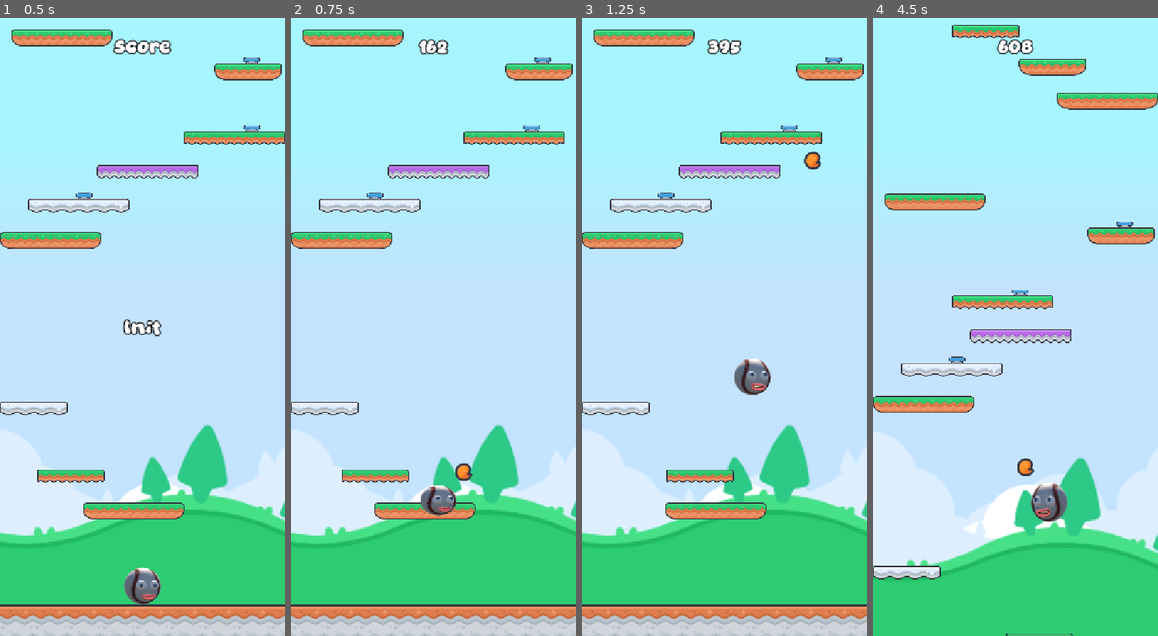
Above: before the commit, frames 1-4 (left to right).
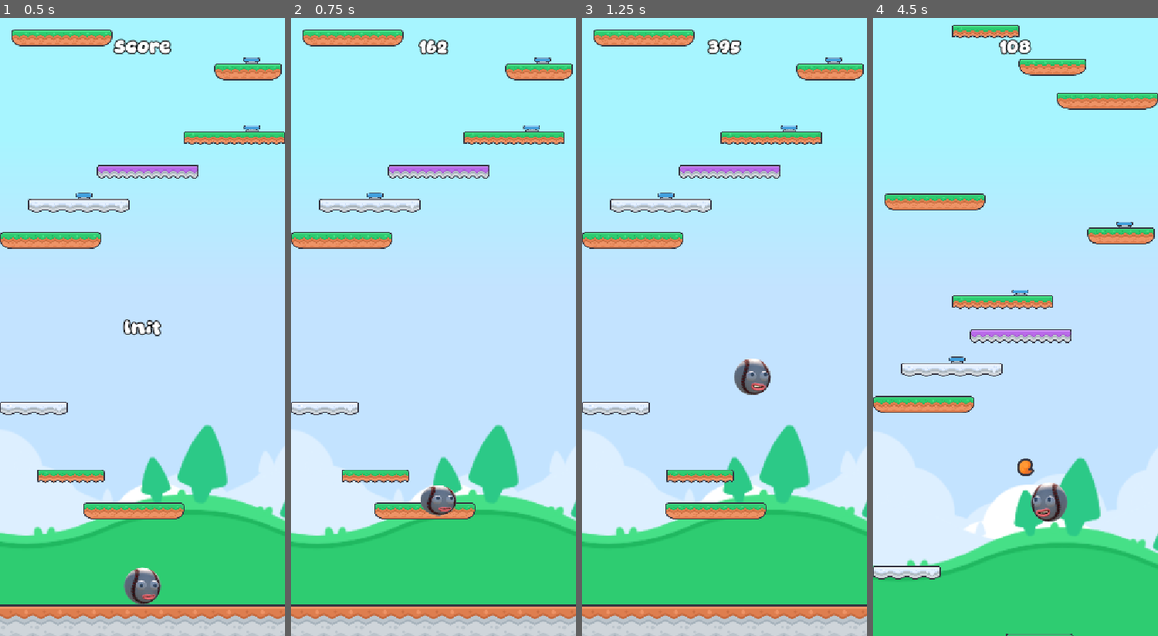
Above: after the commit, the same moments.

Repository: iRadEntertainment/incrediddodlejump
Game: Godot game, scene res://scenes/game.tscn
Same seed, same stepped clock (60 frames per second), same inputs: the game is played once before the commit and once after it.
Inputs (mouse positions are in pixels of both pictures, inside the frame that each line leads up to):
- Up to frame 1 (0.5 s): no input
- Up to frame 2 (0.75 s): tap Enter at 0.5 s; move the mouse to (496, 296) at 0.52 s; press the mouse at (496, 296) at 0.53 s
- Up to frame 3 (1.25 s): no input
- Up to frame 4 (4.5 s): move the mouse to (958, 357) at 1.27 s; release the mouse at (958, 357) at 1.28 s; click (958, 357) at 1.35 s; move the mouse to (1044, 191) at 2.02 s; press the mouse at (1044, 191) at 2.03 s; move the mouse to (1001, 450) at 2.77 s; release the mouse at (1001, 450) at 2.78 s; click (1001, 450) at 2.85 s; move the mouse to (1101, 419) at 3.52 s; press the mouse at (1101, 419) at 3.53 s; move the mouse to (930, 234) at 4.27 s; release the mouse at (930, 234) at 4.28 s; click (930, 234) at 4.35 s

Frame 1 is identical in both runs. In frame 2, 0.1% of the frame differs, in the area x 57-64%, y 72-75%; in frame 3, 0.1%; in frame 4, 0.2%, in the area x 43-57%, y 3-6%.

Commit message:
feat: score modified by shooting or killing enemies

Diff:
--- a/instances/enemies/enemy.gd
+++ b/instances/enemies/enemy.gd
@@ -18,13 +18,17 @@
 		dir = value
 		sprite.flip_h = dir.x > 0
 
-var can_die: bool
+var points: int
+
 var speed: float
 var velocity: Vector2
+
 var frames: Array
 var frames_duration: float = 0.2
 var frames_interval: float
 var current_frame_idx: int
+
+var can_die: bool
 var _is_dead: bool
 
 
@@ -41,6 +45,7 @@
 func die() -> void:
 	if not can_die:
 		return
+	Mng.game.score_gained += points
 	_is_dead = true
 	coll.set_deferred(&"disabled", true)
 	Mng.game.enemies.deregister_enemy(self)
--- a/instances/enemies/enemy_float.gd
+++ b/instances/enemies/enemy_float.gd
@@ -15,6 +15,7 @@
 		Type.FLY:
 			can_die = true
 			speed = 120.0
+			points = 500
 			sfx_spawn.stream = load("uid://cout3m0rgorst")
 		Type.SPIKES:
 			can_die = false
--- a/instances/player.gd
+++ b/instances/player.gd
@@ -101,10 +101,15 @@
 
 
 func _shoot() -> void:
+	if Mng.game.score < Mng.SCORE_COST_SHOOT:
+		return
+	Mng.game.score_spent += Mng.SCORE_COST_SHOOT
+
 	var proj: Projectile = preload("uid://1pytnpnd7c2h").instantiate()
 	proj.position = shoot_marker.global_position
 	proj.dir = shoot_marker.get_local_mouse_position().normalized()
 	Mng.game.projectiles.add_child(proj)
+
 	sfx_shoot.play()
 	_close_mouth()
 
--- a/scenes/game.gd
+++ b/scenes/game.gd
@@ -33,22 +33,34 @@
 	set(value):
 		if max_height < value:
 			max_height = value
-			score = floori(max_height)
+			score_raw = floori(max_height)
 			max_height_updated.emit(max_height)
 
-var score: int:
+var score_raw: int:
 	set(value):
-		score = value
-		var difficulty_ratio: float = inverse_lerp(Mng.MIN_DIFFICULTY_SCORE, Mng.MAX_DIFFICULTY_SCORE, score)
+		score_raw = value
+		var difficulty_ratio: float = inverse_lerp(Mng.MIN_DIFFICULTY_SCORE, Mng.MAX_DIFFICULTY_SCORE, score_raw)
 		current_difficulty = clampf(difficulty_ratio, 0.0, 1.0)
 		score_updated.emit(score)
+var score_gained: int:
+	set(value):
+		score_gained = value
+		score_updated.emit(score)
+var score_spent: int:
+	set(value):
+		score_spent = value
+		score_updated.emit(score)
+var score: int:
+	get: return max(score_raw + score_gained - score_spent, 0)
 
-var current_difficulty: float # between 0 and 1 depending on the score
+
+
+var current_difficulty: float # between 0 and 1 depending on the score_raw
 
 
 signal status_updated(status: Status)
 signal max_height_updated(max_height: float)
-signal score_updated(score: int)
+signal score_updated(score_raw: int)
 
 
 func _init() -> void:
--- a/scripts/mng.gd
+++ b/scripts/mng.gd
@@ -3,10 +3,14 @@
 
 
 const PLATFORM_GRID_SIZE: Vector2i = Vector2i(64, 64)
+
 const MIN_DIFFICULTY_SCORE: int = 2000
 const MAX_DIFFICULTY_SCORE: int = 40000
+
 const MIN_ENEMY_SPAWN_HEIGHT: int = 1200
 const MAX_ENEMY_SPAWN_HEIGHT: int = 5000
+
+const SCORE_COST_SHOOT: int = 100
 
 
 #region Self-registering instances
